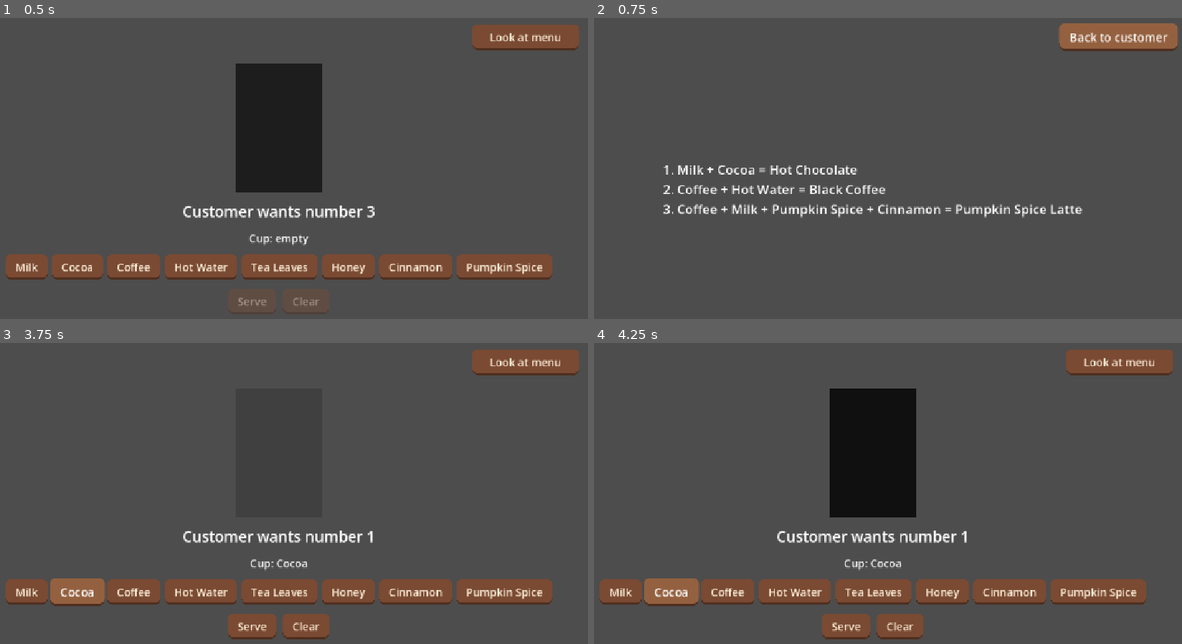
Above: before the commit, frames 1-4 (two rows, left to right).
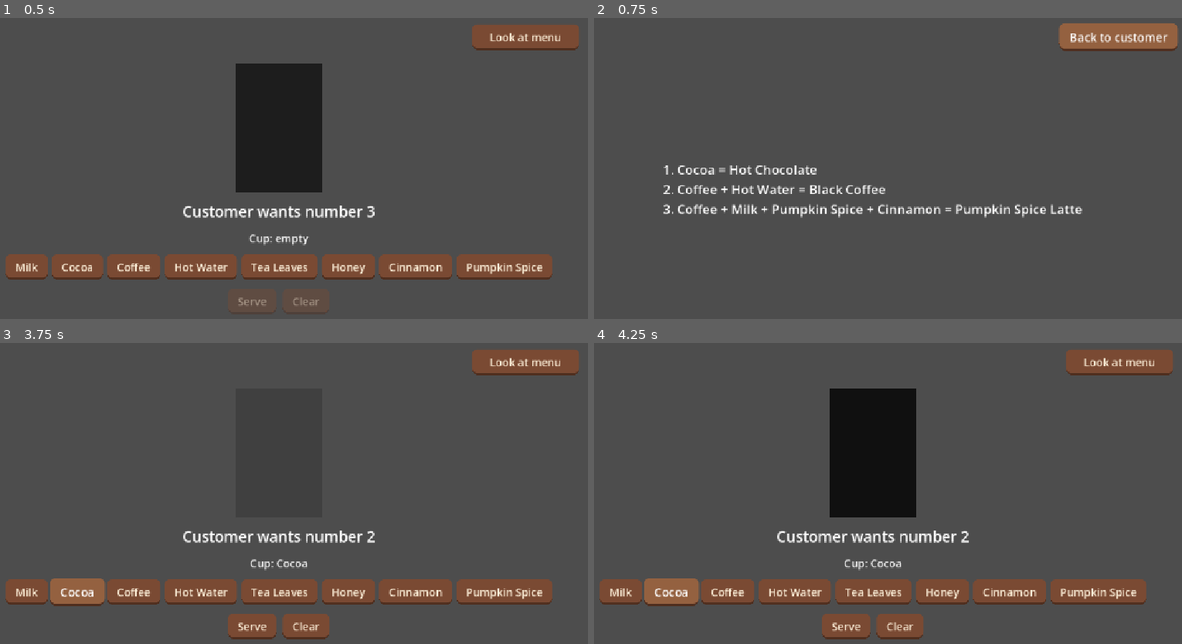
Above: after the commit, the same moments.

Repository: nocturnaljelly/26-autumn-comfy-jam
Game: Godot game, scene res://assets/scenes/cafe.tscn
Same seed, same stepped clock (60 frames per second), same inputs: the game is played once before the commit and once after it. The project has no main scene, so this scene is started directly.
Inputs:
- Up to frame 1 (0.5 s): no input
- Up to frame 2 (0.75 s): click "Look at menu" at 0.5 s
- Up to frame 3 (3.75 s): click "Back to customer" at 1.25 s; click "Milk" at 2 s; click "Serve" at 2.75 s; click "Cocoa" at 3.5 s
- Up to frame 4 (4.25 s): no input

Frame 1 is identical in both runs. In frame 2, 0.6% of the frame differs, in the area x 14-45%, y 48-53%; in frame 3, less than 0.1%; in frame 4, less than 0.1%.

Commit message:
Recipe hallucinations
Each time player looks at the recipes, they are reset and one recipe receives a random change
Change can be ADD, REMOVE or CHANGE one ingredient

Diff:
--- a/assets/scripts/cafe.gd
+++ b/assets/scripts/cafe.gd
@@ -5,6 +5,7 @@
 @export var recipe_book: RecipeBook
 @export var fade_duration := 0.8
 
+var menu: RecipeBook
 var order: Recipe
 var cup: Array[Ingredient] = []
 var facing_menu := false
@@ -23,7 +24,8 @@
 
 
 func _ready() -> void:
-	for ingredient in recipe_book.ingredients:
+	menu = recipe_book.create_runtime_copy()
+	for ingredient in menu.ingredients:
 		var button := AnimatedButton.new()
 		button.text = ingredient.display_name
 		button.pressed.connect(_add_ingredient.bind(ingredient))
@@ -38,17 +40,21 @@
 
 func _turn() -> void:
 	facing_menu = not facing_menu
+	if facing_menu:
+		menu.reset_from(recipe_book)
+		menu.change_random_recipe(CUP_CAPACITY)
+		_update_menu()
 	_show_view()
 
 func _next_customer() -> void:
-	order = recipe_book.get_random_recipe()
+	order = menu.get_random_recipe()
 	_update_order_label()
 	_update_controls()
 	_fade_customer(1.0)
 
 func _serve() -> void:
 	var correct := order.matches(cup)
-	order_label.text = "Correct!" if correct else "Wrong! That's not number %d." % recipe_book.get_number(order)
+	order_label.text = "Correct!" if correct else "Wrong! That's not number %d." % menu.get_number(order)
 	order = null
 	_clear_cup()
 	await _fade_customer(0.0)
@@ -76,12 +82,12 @@
 	turn_button.text = "Back to customer" if facing_menu else "Look at menu"
 
 func _update_order_label() -> void:
-	order_label.text = "Customer wants number %d" % recipe_book.get_number(order)
+	order_label.text = "Customer wants number %d" % menu.get_number(order)
 
 func _update_menu() -> void:
 	var lines: PackedStringArray = []
-	for recipe in recipe_book.recipes:
-		lines.append("%d. %s = %s" % [recipe_book.get_number(recipe), recipe.get_formula(), recipe.display_name])
+	for recipe in menu.recipes:
+		lines.append("%d. %s = %s" % [menu.get_number(recipe), recipe.get_formula(), recipe.display_name])
 	menu_label.text = "\n".join(lines)
 
 func _update_controls() -> void:
--- a/assets/scripts/data/recipe.gd
+++ b/assets/scripts/data/recipe.gd
@@ -1,5 +1,7 @@
 class_name Recipe
 extends Resource
+
+enum Change { REMOVE, ADD, REPLACE }
 
 @export var id: StringName
 @export var display_name: String = ""
@@ -20,6 +22,29 @@
 		names.append(ingredient.display_name)
 	return " + ".join(names)
 
+func create_runtime_copy() -> Recipe:
+	var copy: Recipe = duplicate()
+	copy.ingredients = ingredients.duplicate()
+	return copy
+
+func apply_random_change(pool: Array[Ingredient], max_ingredients: int) -> void:
+	var options: Array[Change] = []
+	if ingredients.size() > 1:
+		options.append(Change.REMOVE)
+	if ingredients.size() < max_ingredients:
+		options.append(Change.ADD)
+	if not ingredients.is_empty():
+		options.append(Change.REPLACE)
+	match options.pick_random():
+		Change.REMOVE:
+			ingredients.remove_at(randi() % ingredients.size())
+		Change.ADD:
+			ingredients.insert(randi_range(0, ingredients.size()), pool.pick_random())
+		Change.REPLACE:
+			var index := randi() % ingredients.size()
+			var current := ingredients[index]
+			ingredients[index] = pool.filter(func(other: Ingredient) -> bool: return other.id != current.id).pick_random()
+
 static func count_ingredients(list: Array[Ingredient]) -> Dictionary:
 	var counts := {}
 	for ingredient in list:
--- a/assets/scripts/data/recipe_book.gd
+++ b/assets/scripts/data/recipe_book.gd
@@ -16,3 +16,21 @@
 
 func get_random_recipe() -> Recipe:
 	return recipes.pick_random() if not recipes.is_empty() else null
+
+func create_runtime_copy() -> RecipeBook:
+	var copy: RecipeBook = duplicate()
+	var runtime_recipes: Array[Recipe] = []
+	for recipe in recipes:
+		runtime_recipes.append(recipe.create_runtime_copy())
+	copy.recipes = runtime_recipes
+	return copy
+
+func reset_from(base: RecipeBook) -> void:
+	for i in recipes.size():
+		recipes[i].ingredients = base.recipes[i].ingredients.duplicate()
+
+func change_random_recipe(max_ingredients: int) -> Recipe:
+	var recipe := get_random_recipe()
+	if recipe:
+		recipe.apply_random_change(ingredients, max_ingredients)
+	return recipe
